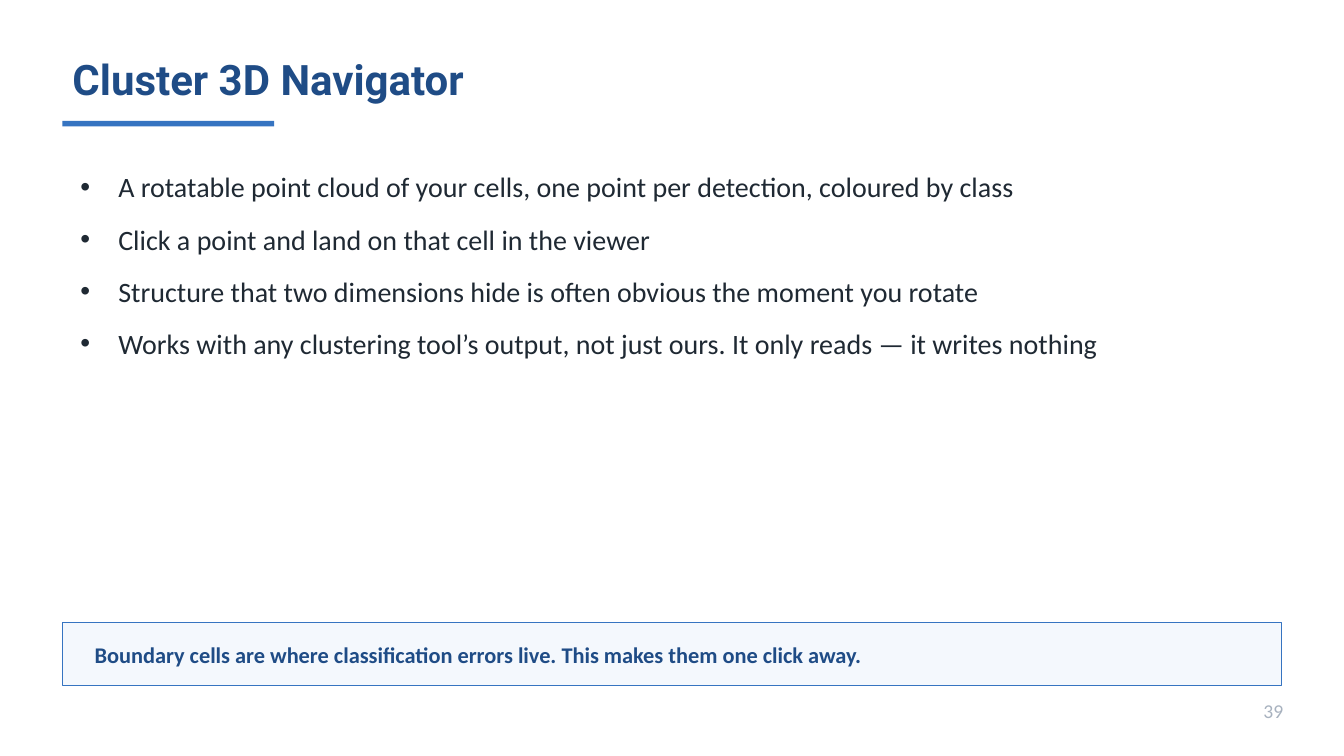
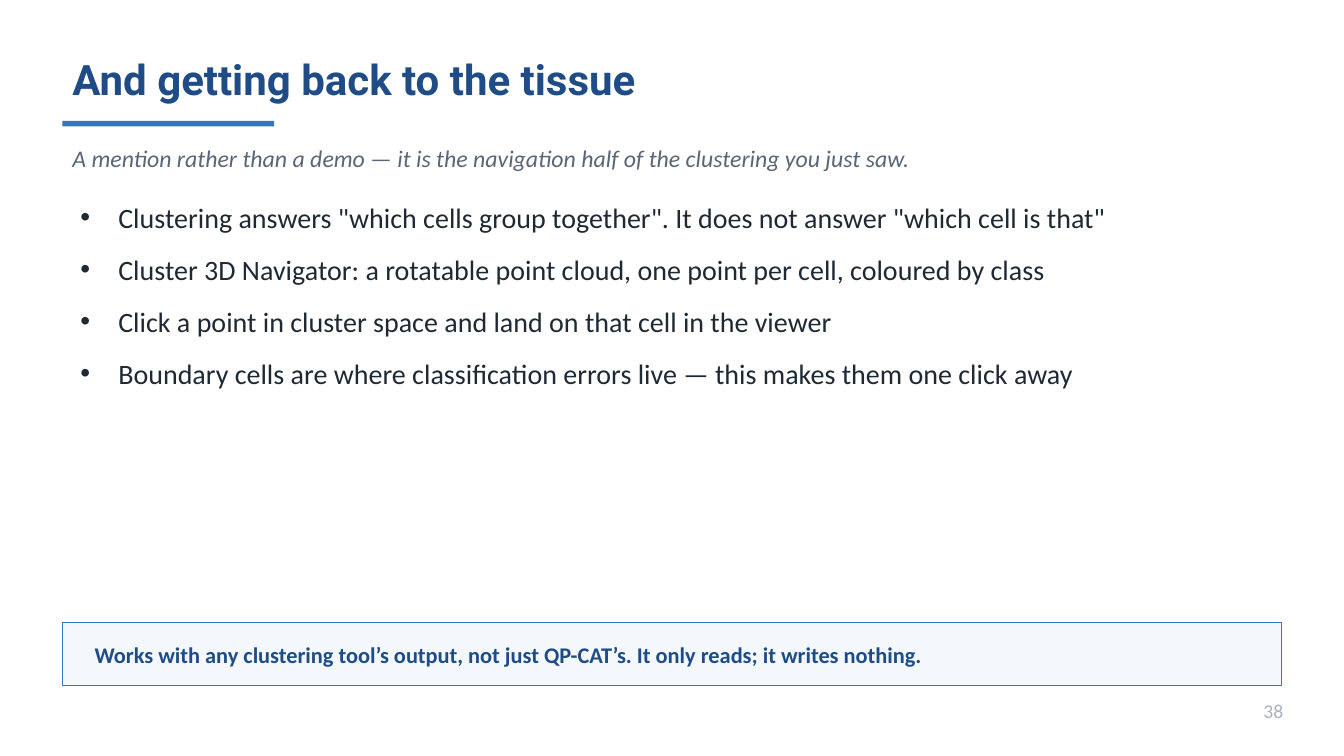
Before and after one commit to MichaelSNelson/BINA-I2K-2026-QuPath-Extensions, a slide deck: slide 38 of I2K_2026_QuPath_Extensions.pptx (slide 39 before the commit). Drawn at 1344x756 pixels with LibreOffice and Linux fonts; fonts in the diff are those of the drawing. Boxes give left, top, right and bottom in pixels: in the first picture for what was removed or moved away, otherwise in the second. Text is boxed around its words. In the diff, an @@ line names an element or a change of style, - is before the commit and + after.

```diff
--- a/I2K_2026_QuPath_Extensions.pptx
+++ b/I2K_2026_QuPath_Extensions.pptx
@@ text at bbox=[72, 63, 636, 104]: text changed @@
-Cluster 3D Navigator
+And getting back to the tissue
@@ text added at bbox=[72, 150, 909, 171], 17 pt, text #5A6675, italic @@
+A mention rather than a demo — it is the navigation half of the clustering you just saw.
@@ text at bbox=[118, 208, 1105, 389]: text changed @@
-• A rotatable point cloud of your cells, one point per detection, coloured by class
-• Click a point and land on that cell in the viewer
-• Structure that two dimensions hide is often obvious the moment you rotate
-• Works with any clustering tool’s output, not just ours. It only reads — it writes nothing
+• Clustering answers "which cells group together". It does not answer "which cell is that"
+• Cluster 3D Navigator: a rotatable point cloud, one point per cell, coloured by class
+• Click a point in cluster space and land on that cell in the viewer
+• Boundary cells are where classification errors live — this makes them one click away
@@ text at bbox=[95, 647, 922, 667]: text changed @@
-Boundary cells are where classification errors live. This makes them one click away.
+Works with any clustering tool’s output, not just QP-CAT’s. It only reads; it writes nothing.
@@ text at bbox=[1263, 705, 1283, 718]: text changed @@
-39
+38
```
Also in this commit, not shown: 26 other slides changed, 1 slide removed, 11 other files.
